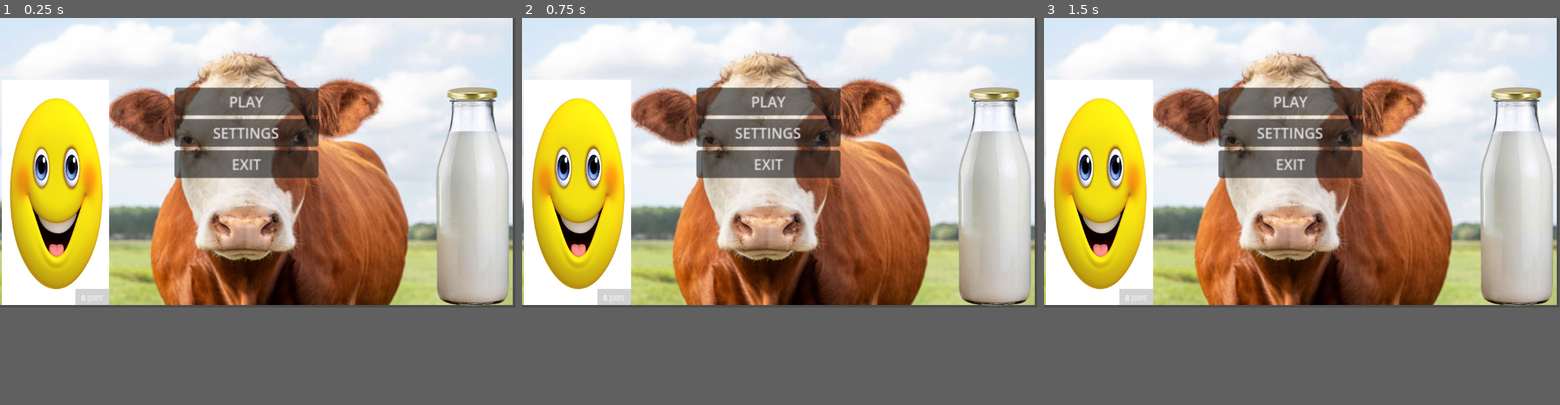
Above: before the commit, frames 1-3 (left to right).
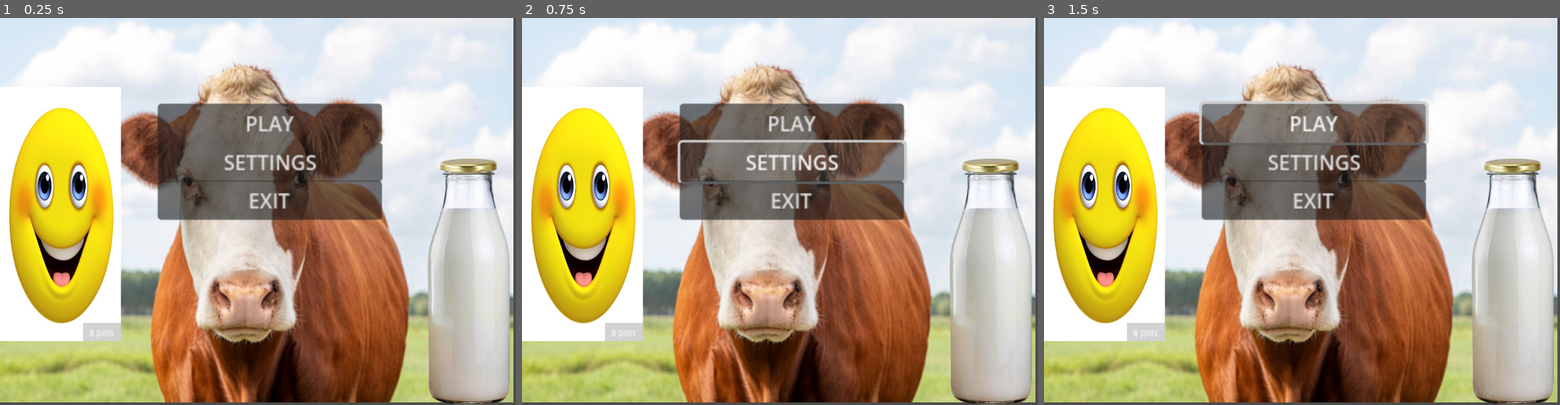
Above: after the commit, the same moments.

Repository: Temia116/Milkle_gamefart
Game: Godot game, scene res://title.tscn
The game is run twice, just before and just after one commit, with the same random seed, the same clock (stepped at 60 frames per second) and the same inputs.
Inputs:
- Up to frame 1 (0.25 s): no input
- Up to frame 2 (0.75 s): click "SETTINGS" at 0.5 s
- Up to frame 3 (1.5 s): click "PLAY" at 1.25 s
The window is 799x449 before the commit and 800x600 after it. Grey fills any space a smaller window leaves; there, only what the larger window draws over its background counts as a difference.

The runs differ from the first frame. In frame 1, 65% of the frame differs, in the area x 0-100%, y 0-100%; in frame 2, 66%; in frame 3, 66%.

Commit message:
added some bullcrap and jelly beans'

Diff:
--- /dev/null
+++ b/cannon.gd
@@ -0,0 +1 @@
+extends Node2D
--- /dev/null
+++ b/cannon.tscn
@@ -0,0 +1,13 @@
+[gd_scene load_steps=3 format=3 uid="uid://d4kdt8ofi1v52"]
+
+[ext_resource type="Script" uid="uid://cgupchcfb30po" path="res://cannon.gd" id="1_i10un"]
+[ext_resource type="Texture2D" uid="uid://dj2vlqd6yaxmf" path="res://Game assets/istockphoto-1248898329-612x612.jpg" id="2_23j6s"]
+
+[node name="Cannon" type="Node2D"]
+script = ExtResource("1_i10un")
+
+[node name="Cannon placeholder" type="Sprite2D" parent="."]
+position = Vector2(632, 25)
+scale = Vector2(0.147672, 0.147672)
+texture = ExtResource("2_23j6s")
+offset = Vector2(0, 4)
--- /dev/null
+++ b/game.gd
@@ -0,0 +1 @@
+extends Node2D
--- a/game.tscn
+++ b/game.tscn
@@ -1,3 +1,9 @@
-[gd_scene format=3 uid="uid://dfclp1rnqmdfv"]
+[gd_scene load_steps=3 format=3 uid="uid://dfclp1rnqmdfv"]
 
-[node name="Game" type="Node2D"]
+[ext_resource type="Script" uid="uid://5e5y5n4cxsi8" path="res://game.gd" id="1_80nbo"]
+[ext_resource type="PackedScene" uid="uid://d4kdt8ofi1v52" path="res://cannon.tscn" id="2_feb5d"]
+
+[node name="Game"]
+script = ExtResource("1_80nbo")
+
+[node name="Cannon" parent="." index="0" instance=ExtResource("2_feb5d")]
--- a/project.godot
+++ b/project.godot
@@ -14,3 +14,8 @@
 run/main_scene="uid://cmrxvmhi6bkvg"
 config/features=PackedStringArray("4.4", "Forward Plus")
 config/icon="res://icon.svg"
+
+[display]
+
+window/size/viewport_width=1024
+window/size/viewport_height=768
--- a/title.gd
+++ b/title.gd
@@ -1 +1,5 @@
 extends Control
+
+
+func _on_play_pressed():
+	get_tree().change_scene_to_file("res://game.tscn")
--- a/title.tscn
+++ b/title.tscn
@@ -14,54 +14,56 @@
 grow_vertical = 2
 script = ExtResource("1_y7k74")
 
-[node name="MarginContainer" type="MarginContainer" parent="."]
-layout_mode = 1
-anchors_preset = -1
-anchor_top = 0.005
-anchor_bottom = 0.005
-offset_left = 390.0
-offset_top = 152.76
-offset_right = 551.0
-offset_bottom = 307.76
-scale = Vector2(2, 2)
-
-[node name="VBoxContainer" type="VBoxContainer" parent="MarginContainer"]
-layout_mode = 2
-
-[node name="PLAY" type="Button" parent="MarginContainer/VBoxContainer"]
-layout_mode = 2
-text = "PLAY
-"
-
-[node name="SETTINGS" type="Button" parent="MarginContainer/VBoxContainer"]
-layout_mode = 2
-text = "SETTINGS"
-
-[node name="EXIT" type="Button" parent="MarginContainer/VBoxContainer"]
-layout_mode = 2
-text = "EXIT
-"
-
 [node name="TextureRect" type="TextureRect" parent="."]
 z_index = -1
 layout_mode = 0
-offset_right = 1146.0
-offset_bottom = 642.0
+offset_right = 1019.0
+offset_bottom = 763.0
 texture = ExtResource("2_kpexm")
 
 [node name="TextureRect2" type="TextureRect" parent="."]
 layout_mode = 0
-offset_left = 845.0
-offset_top = 132.0
-offset_right = 1279.0
-offset_bottom = 682.0
+offset_left = 719.0
+offset_top = 256.0
+offset_right = 1153.0
+offset_bottom = 806.0
 texture = ExtResource("3_3xoar")
 
 [node name="TextureRect3" type="TextureRect" parent="."]
 layout_mode = 0
-offset_left = 4.0
-offset_top = 138.0
-offset_right = 244.0
-offset_bottom = 642.0
+offset_top = 137.0
+offset_right = 240.0
+offset_bottom = 641.0
 texture = ExtResource("4_3xoar")
 expand_mode = 1
+
+[node name="PLAY" type="Button" parent="."]
+layout_mode = 2
+offset_left = 313.0
+offset_top = 170.0
+offset_right = 491.025
+offset_bottom = 201.0
+scale = Vector2(2.5, 2.5)
+text = "PLAY
+"
+
+[node name="SETTINGS" type="Button" parent="."]
+layout_mode = 2
+offset_left = 314.0
+offset_top = 247.0
+offset_right = 492.0
+offset_bottom = 278.0
+scale = Vector2(2.5, 2.5)
+text = "SETTINGS"
+
+[node name="EXIT" type="Button" parent="."]
+layout_mode = 2
+offset_left = 313.0
+offset_top = 323.0
+offset_right = 491.0
+offset_bottom = 354.0
+scale = Vector2(2.5, 2.5)
+text = "EXIT
+"
+
+[connection signal="pressed" from="PLAY" to="." method="_on_play_pressed"]
Not shown, added: cannon.gd.uid
Not shown, added: game.gd.uid
